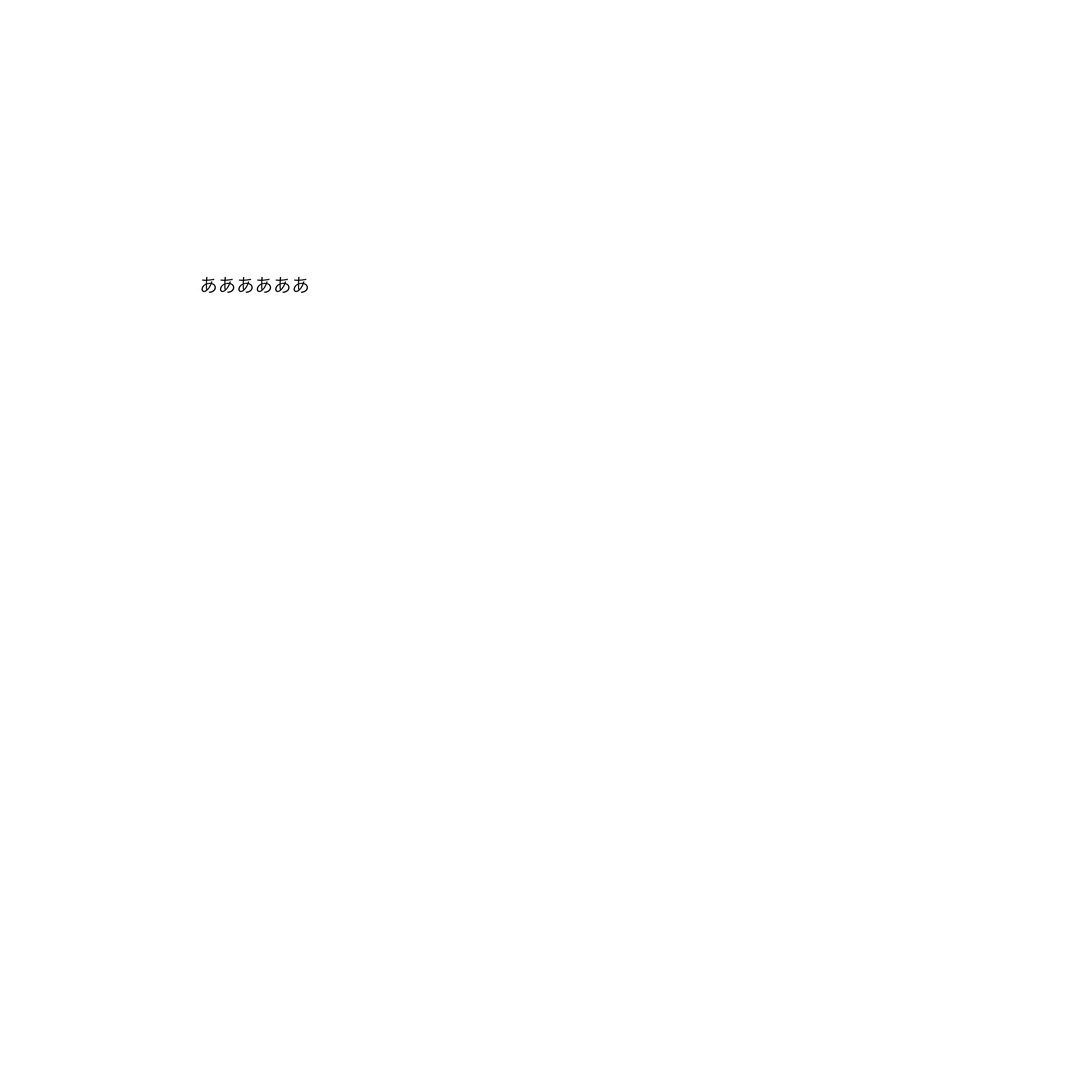
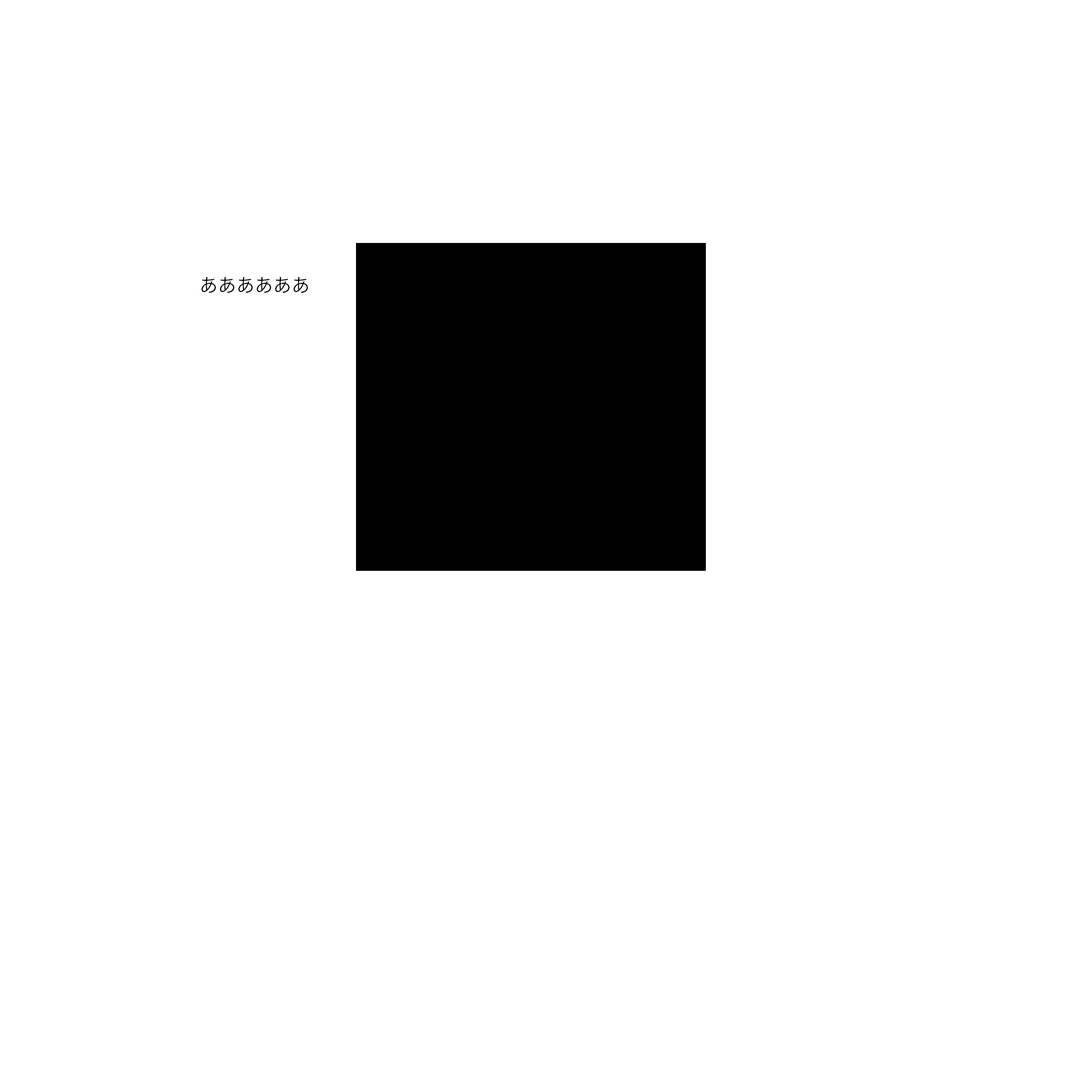
Layer changes from the first 1091 x 1091 image to the second:
added layer "長方形 1" above "う" over (356, 243, 707, 572)
